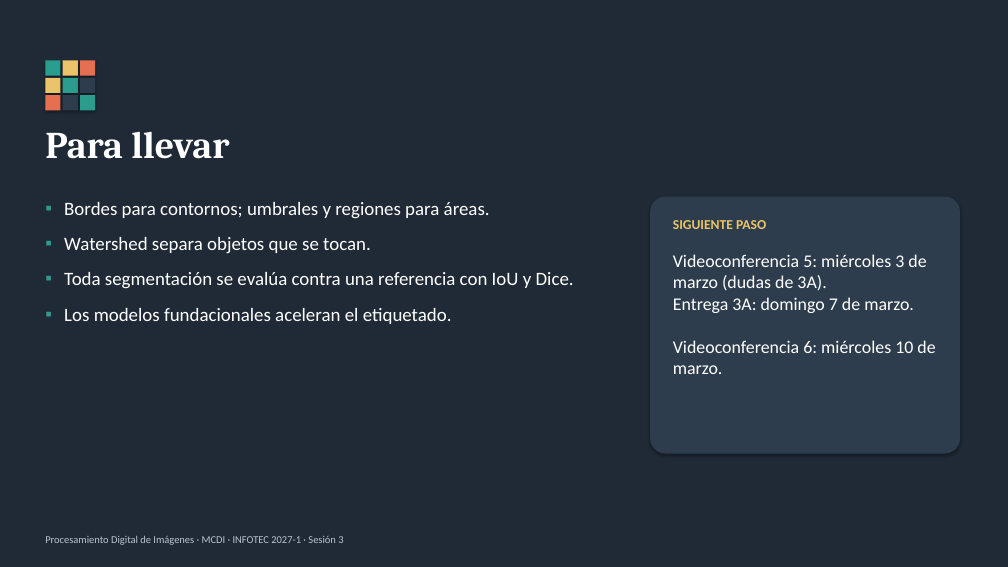
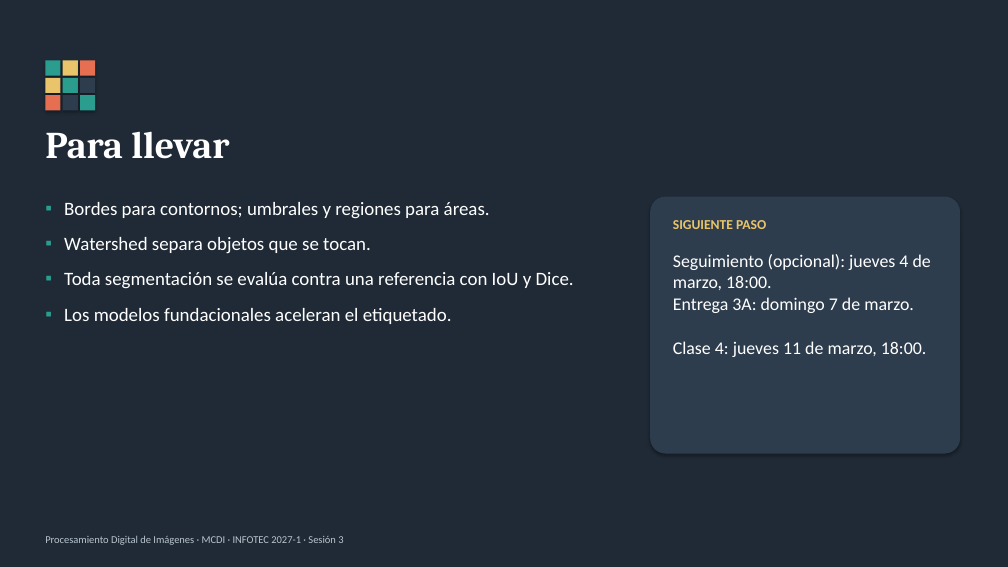
Before and after one commit to egonzalez1989/pdi-mcdi, a slide deck: slide 14 of presentaciones/S3_Segmentacion.pptx. Drawn at 1008x567 pixels with LibreOffice and Linux fonts; fonts in the diff are those of the drawing. Boxes give left, top, right and bottom in pixels: in the first picture for what was removed or moved away, otherwise in the second. Text is boxed around its words. In the diff, an @@ line names an element or a change of style, - is before the commit and + after.

```diff
--- a/presentaciones/S3_Segmentacion.pptx
+++ b/presentaciones/S3_Segmentacion.pptx
@@ text at bbox=[673, 254, 931, 357]: text changed @@
-Videoconferencia 5: miércoles 3 de marzo (dudas de 3A).
-Entrega 3A: domingo 7 de marzo.
-Videoconferencia 6: miércoles 10 de marzo.
+Seguimiento (opcional): jueves 4 de marzo, 18:00.
+Entrega 3A: domingo 7 de marzo.
+Clase 4: jueves 11 de marzo, 18:00.
```
Also in this commit, not shown: 1 other slide changed, 33 other files.
